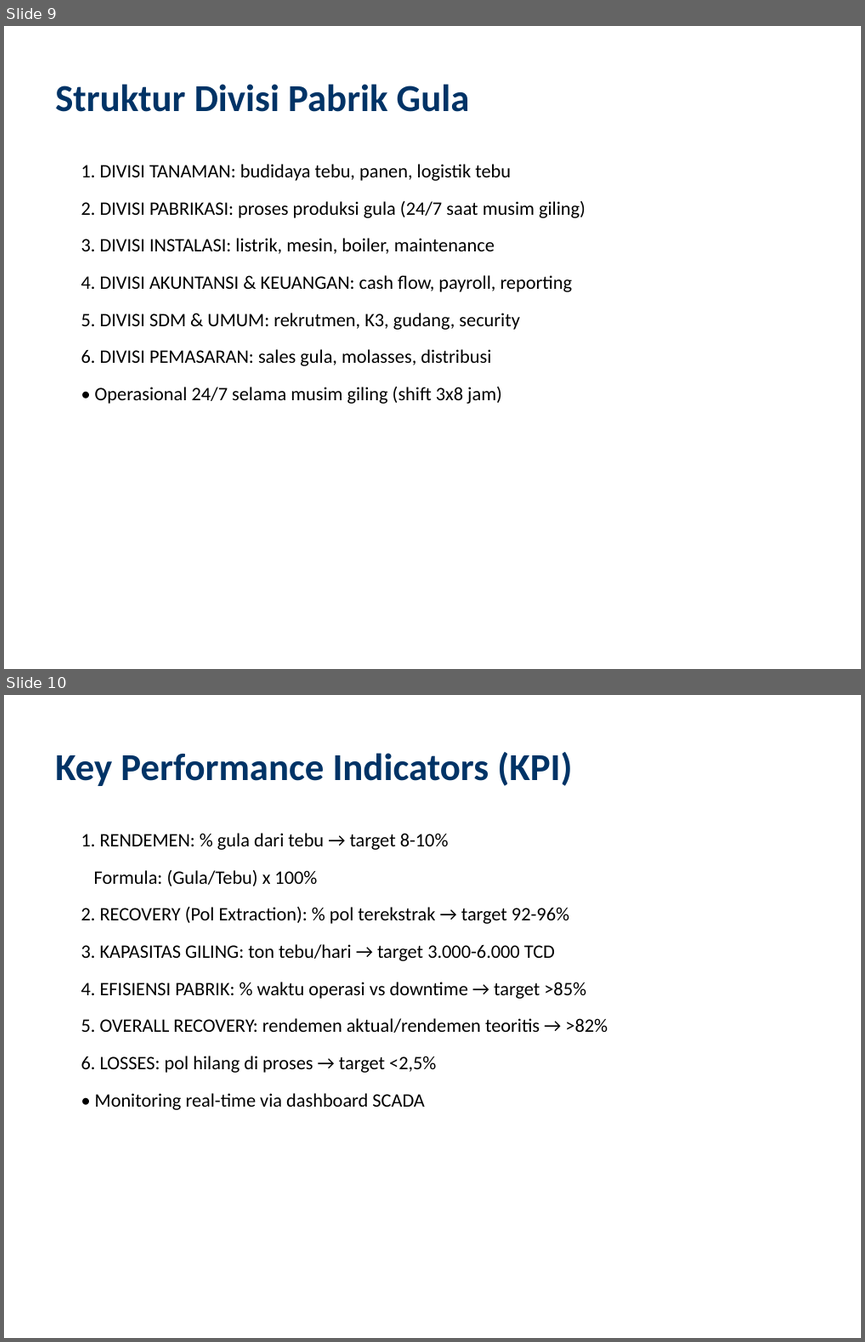
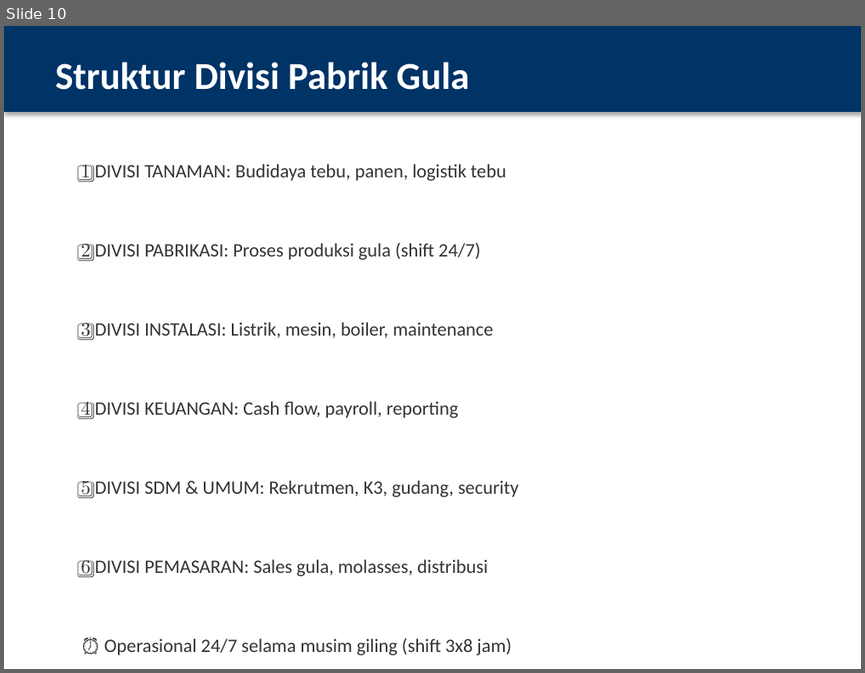
Before and after one commit to thereaintnocheaphappiness-cmyk/buat-tugas, a slide deck: PPT_Overview_Pabrik_Gula_IMPROVED.pptx. Shown one above the other, each under a label of ours: slides 9 and 10 before the commit, slide 10 after it. The pictures are 865x1342 and 865x673 pixels, drawn with LibreOffice and Linux fonts; fonts in the diff are those of the drawing. Boxes give left, top, right and bottom in pixels: in the first picture for what was removed or moved away, otherwise in the second. Text is boxed around its words. In the diff, an @@ line names an element or a change of style, - is before the commit and + after.

Commit message:
Improve PPT with visual enhancements: color-coded boxes, flow diagrams, KPI cards, two-column layouts, emoji icons, and professional design

```diff
--- a/PPT_Overview_Pabrik_Gula_IMPROVED.pptx
+++ b/PPT_Overview_Pabrik_Gula_IMPROVED.pptx
@@ slide 10 removed at box(4, 695, 861, 1338), background #FFFFFF @@
@@ text removed at box(55, 752, 572, 786) @@
-Key Performance Indicators (KPI)
@@ text removed at box(81, 833, 608, 1110) @@
-1. RENDEMEN: % gula dari tebu → target 8-10%
-Formula: (Gula/Tebu) x 100%
-2. RECOVERY (Pol Extraction): % pol terekstrak → target 92-96%
-3. KAPASITAS GILING: ton tebu/hari → target 3.000-6.000 TCD
-4. EFISIENSI PABRIK: % waktu operasi vs downtime → target >85%
-5. OVERALL RECOVERY: rendemen aktual/rendemen teoritis → >82%
-6. LOSSES: pol hilang di proses → target <2,5%
-• Monitoring real-time via dashboard SCADA
@@ what was slide 9 is now slide 10 @@
@@ slide 10 changed as well @@
@@ rectangle added at box(4, 26, 861, 112), fill #003366, outline #003366 0.75 pt @@
@@ text "Struktur Divisi Pabrik Gula": place and size @@
-text "Struktur Divisi Pabrik Gula" at box(55, 84, 470, 112)
+text "Struktur Divisi Pabrik Gula" at box(55, 62, 470, 90)
@@ text "Struktur Divisi Pabrik Gula" at box(55, 62, 470, 90): text colour #003366 to #FFFFFF @@
@@ text at box(81, 164, 518, 655): text changed; text colour #000000 to #333333 @@
-1. DIVISI TANAMAN: budidaya tebu, panen, logistik tebu
-2. DIVISI PABRIKASI: proses produksi gula (24/7 saat musim giling)
-3. DIVISI INSTALASI: listrik, mesin, boiler, maintenance
-4. DIVISI AKUNTANSI & KEUANGAN: cash flow, payroll, reporting
-5. DIVISI SDM & UMUM: rekrutmen, K3, gudang, security
-6. DIVISI PEMASARAN: sales gula, molasses, distribusi
-• Operasional 24/7 selama musim giling (shift 3x8 jam)
+1️⃣ DIVISI TANAMAN: Budidaya tebu, panen, logistik tebu
+2️⃣ DIVISI PABRIKASI: Proses produksi gula (shift 24/7)
+3️⃣ DIVISI INSTALASI: Listrik, mesin, boiler, maintenance
+4️⃣ DIVISI KEUANGAN: Cash flow, payroll, reporting
+5️⃣ DIVISI SDM & UMUM: Rekrutmen, K3, gudang, security
+6️⃣ DIVISI PEMASARAN: Sales gula, molasses, distribusi
+⏰ Operasional 24/7 selama musim giling (shift 3x8 jam)
```
Also in this commit, not shown: 15 other slides changed, 2 slides added.
